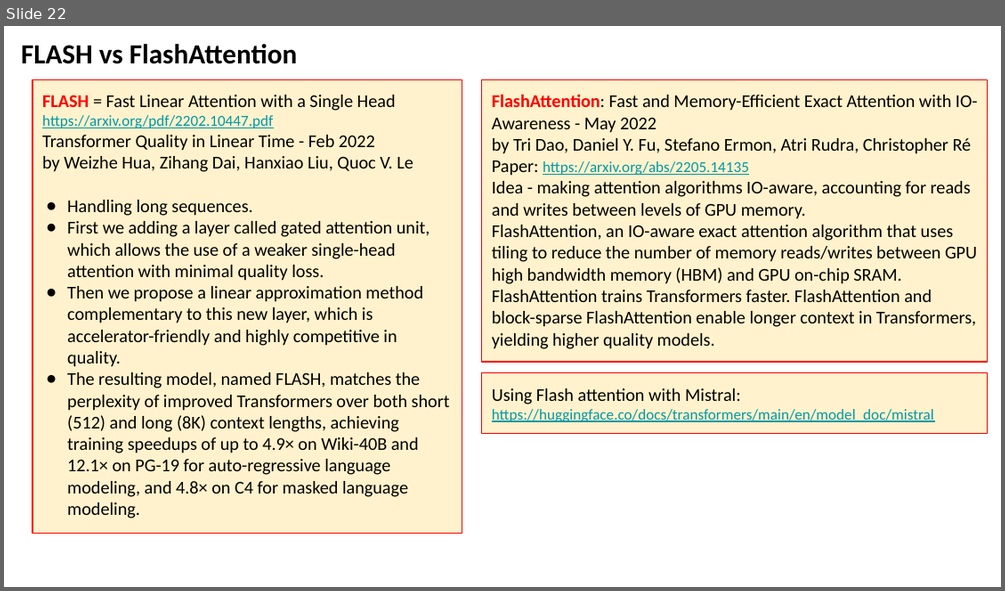
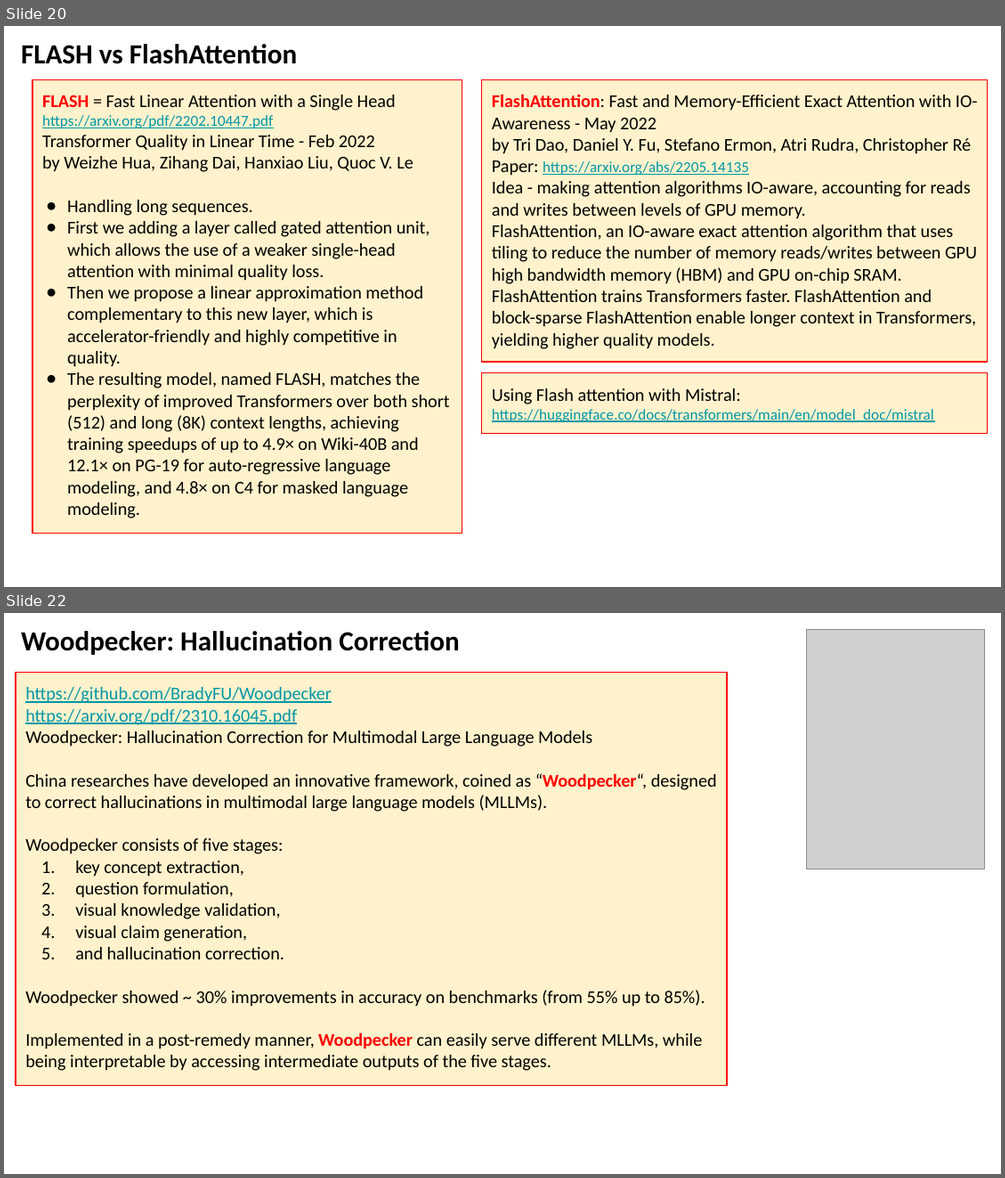
Before and after one commit to vitalmix/seminar, a slide deck: 2023/2023-10-27-AI-Updates.pptx. Shown one above the other, each under a label of ours: slide 22 before the commit, slides 20 and 22 after it; the slides between them are not shown. The pictures are 1005x591 and 1005x1178 pixels, drawn with LibreOffice and Linux fonts; fonts in the diff are those of the drawing; grey boxes stand for pictures. Boxes give left, top, right and bottom in pixels: in the first picture for what was removed or moved away, otherwise in the second. Text is boxed around its words. In the diff, an @@ line names an element or a change of style, - is before the commit and + after.

```diff
--- a/2023/2023-10-27-AI-Updates.pptx
+++ b/2023/2023-10-27-AI-Updates.pptx
@@ slide 22 added at (x1=4, y1=613, x2=1001, y2=1174), background #FFFFFF @@
@@ text added at (x1=21, y1=631, x2=459, y2=655), 20 pt, text #000000, bold @@
+Woodpecker: Hallucination Correction
@@ picture added at (x1=807, y1=630, x2=984, y2=869) @@
@@ rectangle added at (x1=16, y1=672, x2=727, y2=1085), fill #FFF2CC, outline #FF0000 0.75 pt, 13 pt, text #000000 @@
+https://github.com/BradyFU/Woodpecker
+https://arxiv.org/pdf/2310.16045.pdf
+Woodpecker: Hallucination Correction for Multimodal Large Language Models
+China researches have developed an innovative framework, coined as “Woodpecker“, designed to correct hallucinations in multimodal large language models (MLLMs).
+Woodpecker consists of five stages:
+1. key concept extraction,
+2. question formulation,
+3. visual knowledge validation,
+4. visual claim generation,
+5. and hallucination correction.
+Woodpecker showed ~ 30% improvements in accuracy on benchmarks (from 55% up to 85%).
+Implemented in a post-remedy manner, Woodpecker can easily serve different MLLMs, while being interpretable by accessing intermediate outputs of the five stages.
@@ what was slide 22 is now slide 20 @@
```
Also in this commit, not shown: 11 slides changed, 6 other slides added, 3 slides removed.
